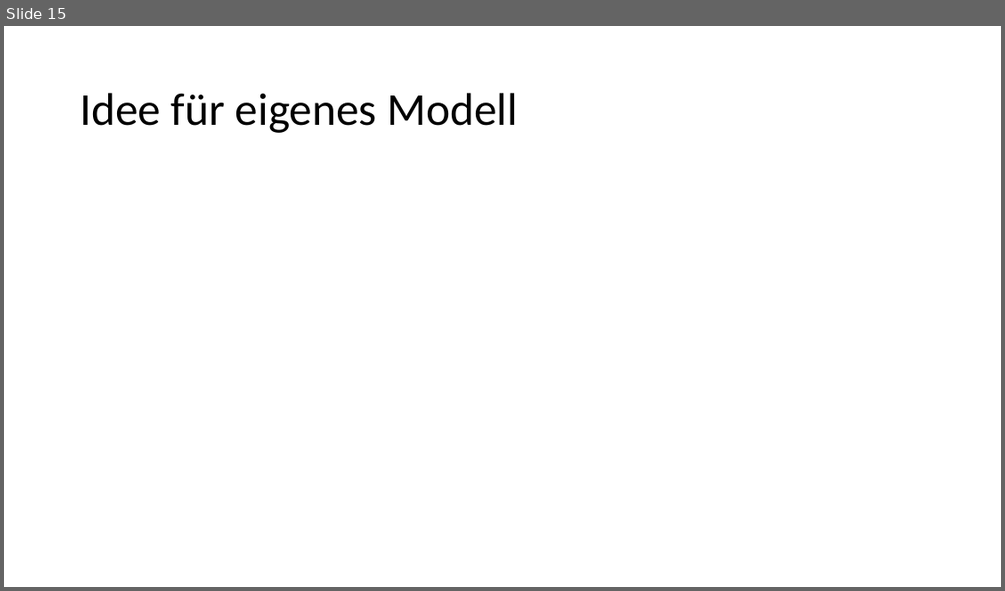
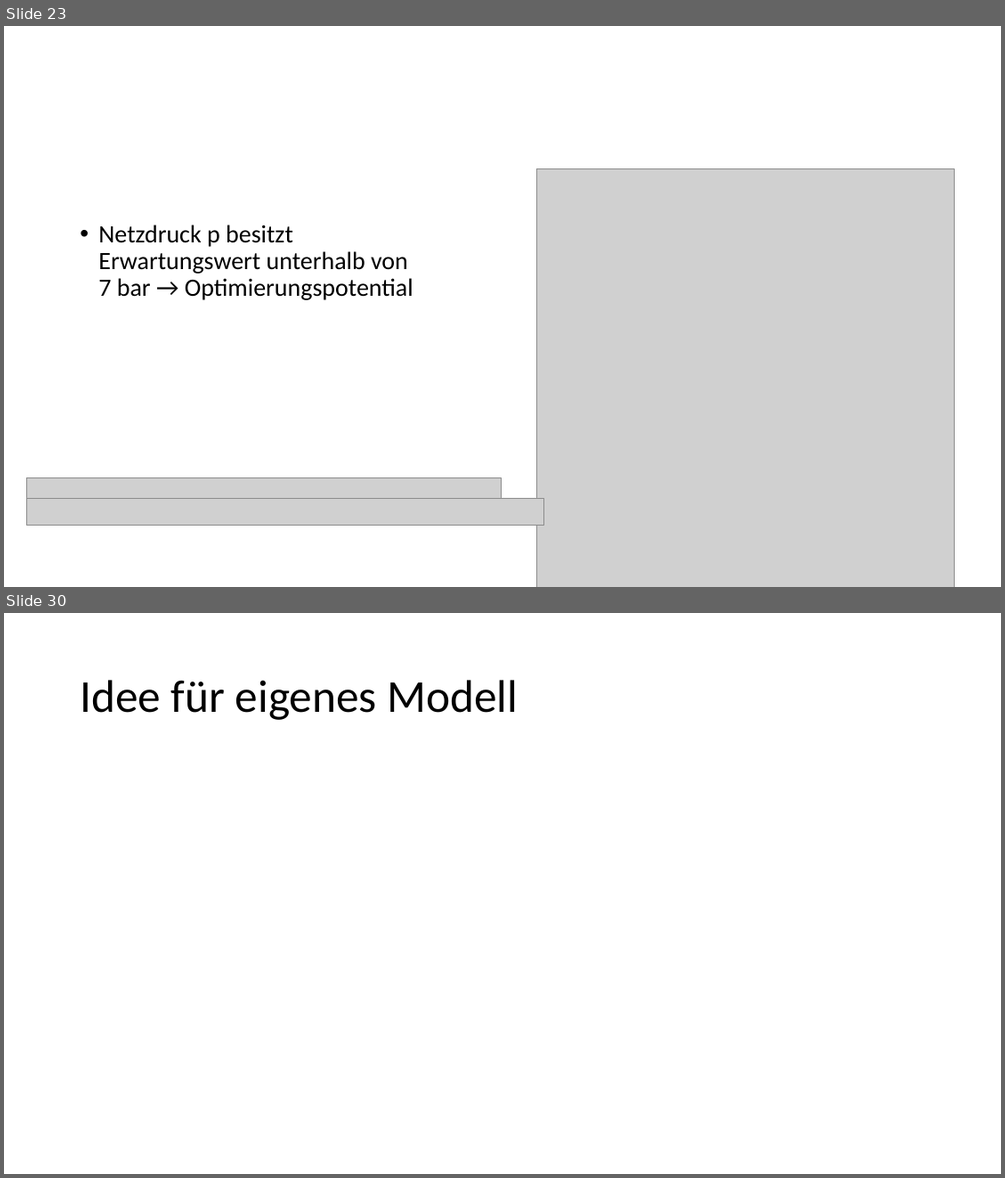
Before and after one commit to jnicklau/APS, a slide deck: kompressordaten/DATEN Fondium Überblick.pptx. Shown one above the other, each under a label of ours: slide 15 before the commit, slides 23 and 30 after it; the slides between them are not shown. The pictures are 1005x591 and 1005x1178 pixels, drawn with LibreOffice and Linux fonts; fonts in the diff are those of the drawing; grey boxes stand for pictures. Boxes give left, top, right and bottom in pixels: in the first picture for what was removed or moved away, otherwise in the second. Text is boxed around its words. In the diff, an @@ line names an element or a change of style, - is before the commit and + after.

```diff
--- a/kompressordaten/DATEN Fondium Überblick.pptx
+++ b/kompressordaten/DATEN Fondium Überblick.pptx
@@ slide 23 added at (4, 26, 1001, 587), background #FFFFFF @@
@@ picture added at (536, 168, 955, 587) @@
@@ text added at (98, 224, 413, 300), 24 pt, text #000000 @@
+• Netzdruck p besitzt Erwartungswert unterhalb von 7 bar → Optimierungspotential
@@ picture added at (26, 478, 501, 506) @@
@@ picture added at (26, 498, 544, 524) @@
@@ what was slide 15 is now slide 30 @@
```
Also in this commit, not shown: 14 other slides added, 14 other files.
